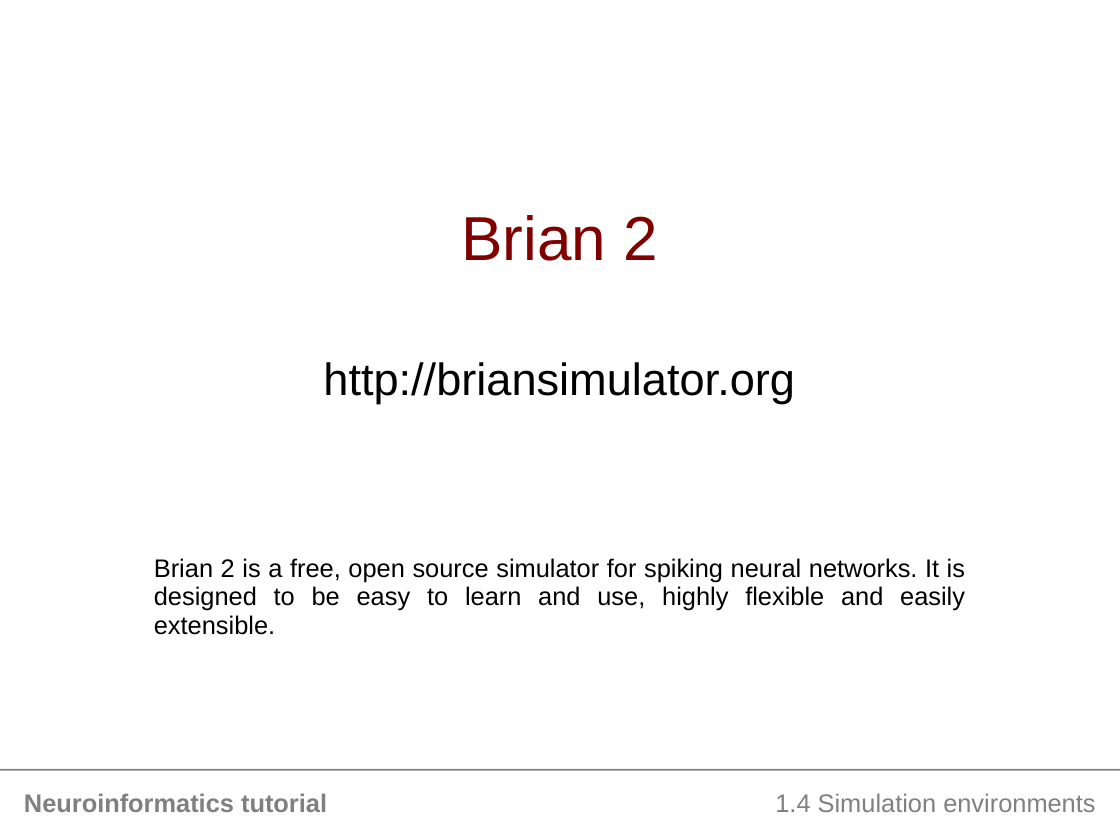
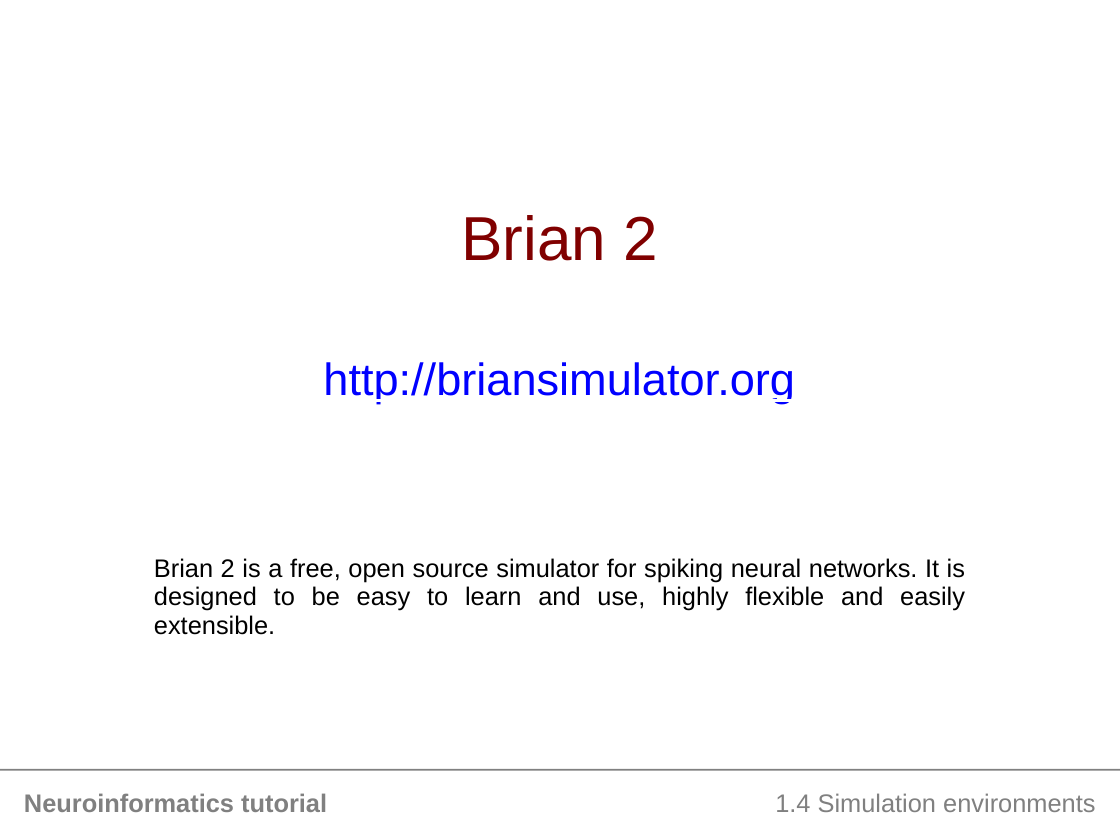
Before and after one commit to NeuralEnsemble/NeuroinformaticsTutorial, a slide deck: slide 1 of Part_1_Resources_for_computational_modellers/4_Simulation_environments/2_Brian.pptx. Drawn at 1120x840 pixels with LibreOffice and Linux fonts; fonts in the diff are those of the drawing. Boxes give left, top, right and bottom in pixels: in the first picture for what was removed or moved away, otherwise in the second. Text is boxed around its words. In the diff, an @@ line names an element or a change of style, - is before the commit and + after.

Commit message:
Adding Brian 2

```diff
--- a/Part_1_Resources_for_computational_modellers/4_Simulation_environments/2_Brian.pptx
+++ b/Part_1_Resources_for_computational_modellers/4_Simulation_environments/2_Brian.pptx
@@ text "http://briansimulator.org" at box(323, 362, 795, 404): text colour #000000 to #0000FF, underline on @@
```
Also in this commit, not shown: 3 other files.
